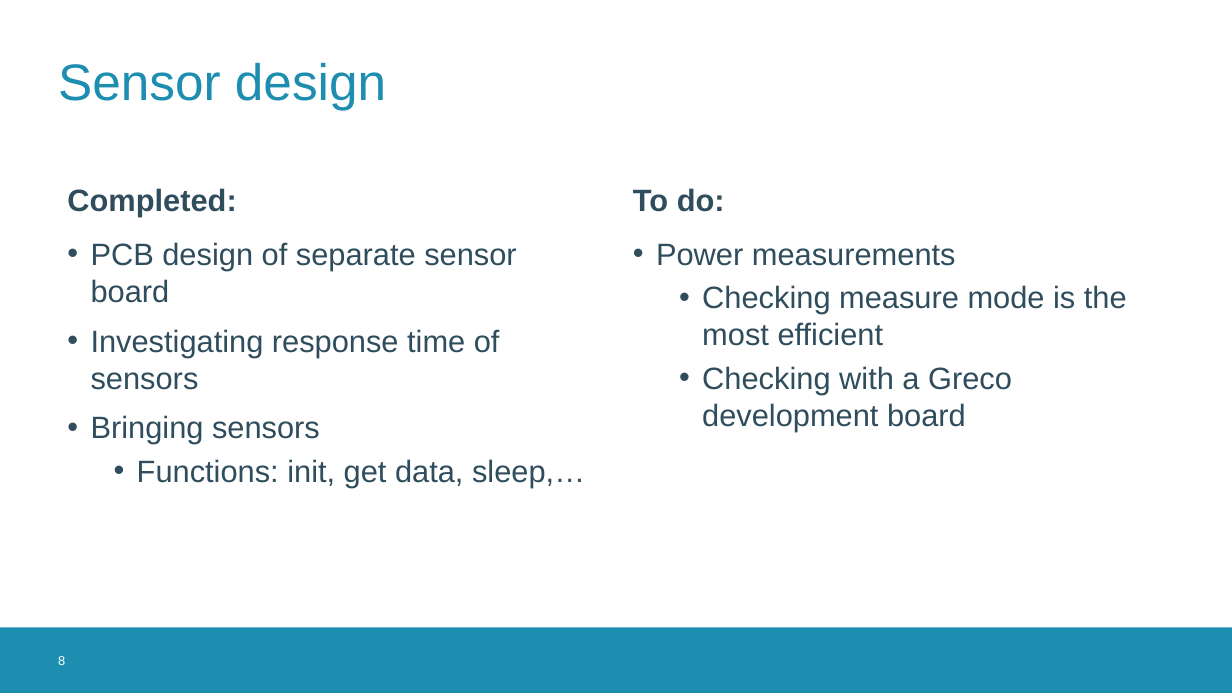
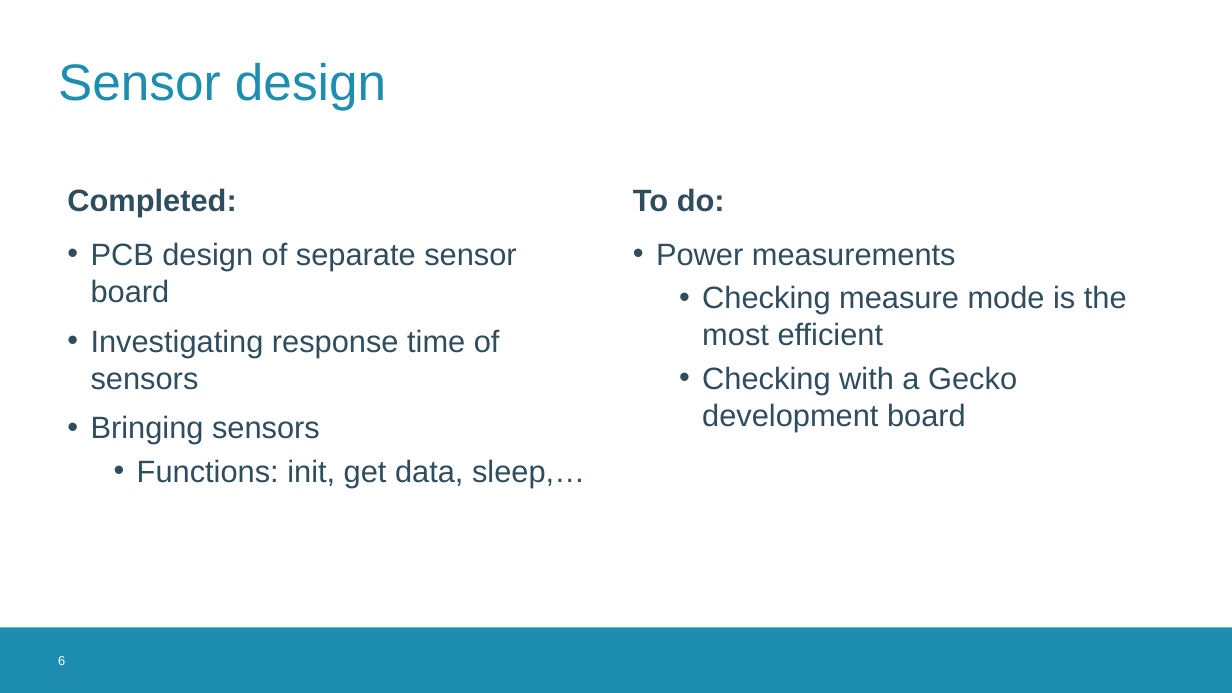
Before and after one commit to thomasf10/cosy_cafeteria, a slide deck: slide 6 of presentatie/tussentijdsepresentatie.pptx (slide 8 before the commit). Drawn at 1232x693 pixels with LibreOffice and Linux fonts; fonts in the diff are those of the drawing; background and template pictures are left out. Boxes give left, top, right and bottom in pixels: in the first picture for what was removed or moved away, otherwise in the second. Text is boxed around its words. In the diff, an @@ line names an element or a change of style, - is before the commit and + after.

```diff
--- a/presentatie/tussentijdsepresentatie.pptx
+++ b/presentatie/tussentijdsepresentatie.pptx
@@ text at (702,366,1017,431): text changed @@
-  • Checking with a Greco development board
+  • Checking with a Gecko development board
```
Also in this commit, not shown: 2 other slides changed, 2 slides added.
